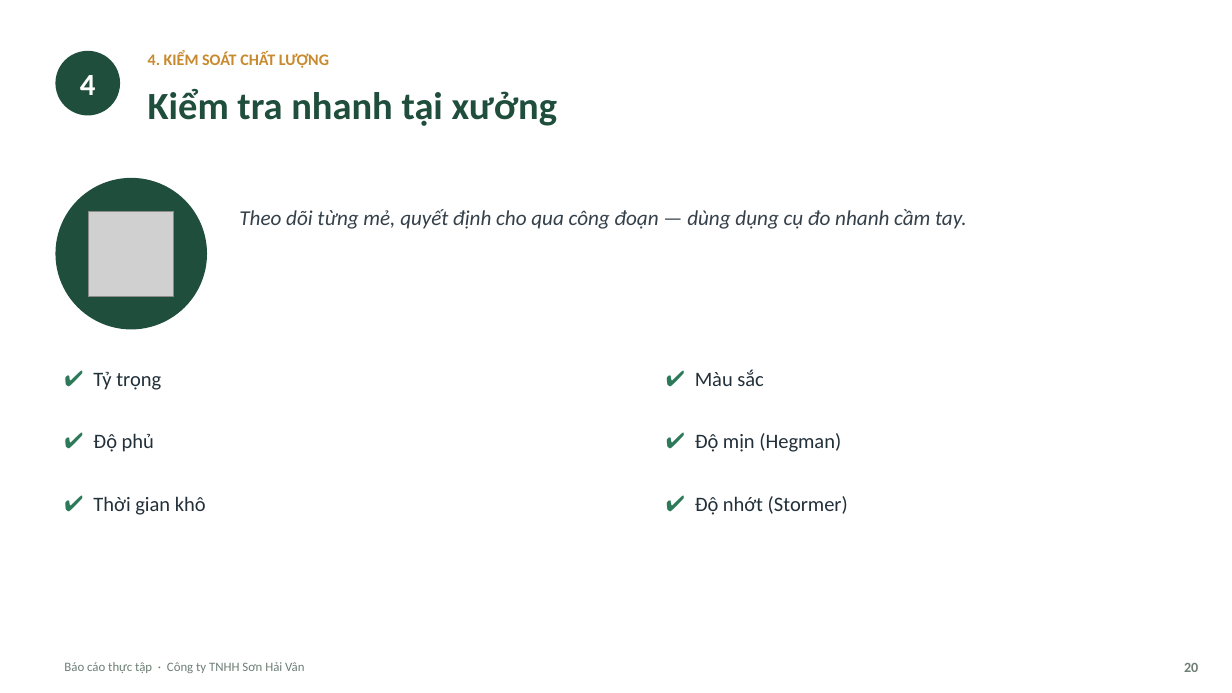
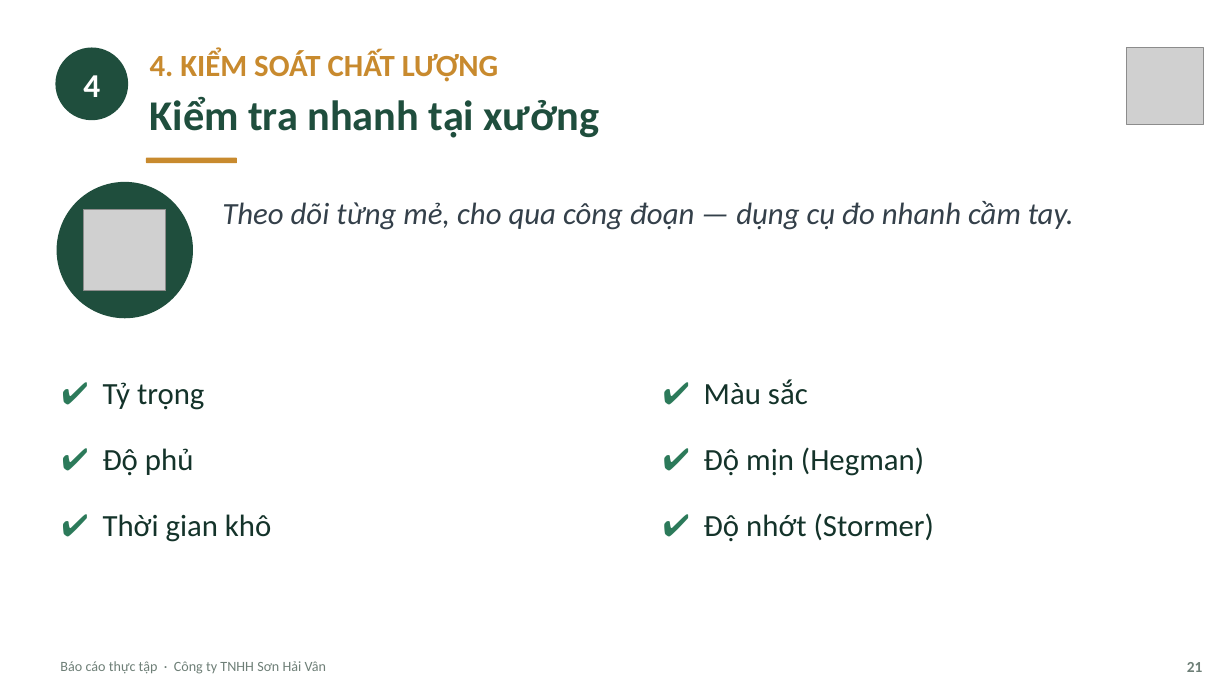
Before and after one commit to tranconcoder/pubic-resources, a slide deck: slide 21 of SuHeo/Báo cáo thực tập - Sơn Hải Vân.pptx (slide 20 before the commit). Drawn at 1232x693 pixels with LibreOffice and Linux fonts; fonts in the diff are those of the drawing; grey boxes stand for pictures. Boxes give left, top, right and bottom in pixels: in the first picture for what was removed or moved away, otherwise in the second. Text is boxed around its words. In the diff, an @@ line names an element or a change of style, - is before the commit and + after.

```diff
--- a/SuHeo/Báo cáo thực tập - Sơn Hải Vân.pptx
+++ b/SuHeo/Báo cáo thực tập - Sơn Hải Vân.pptx
@@ ellipse "4": place and size @@
-ellipse "4" at (55,51,120,116)
+ellipse "4" at (55,47,128,120)
@@ ellipse "4" at (55,47,128,120): size 24 to 26 pt @@
@@ text "4. KIỂM SOÁT CHẤT LƯỢNG" at (150,50,498,82): size 12.5 to 24 pt @@
@@ picture added at (1127,47,1203,124) @@
@@ text "Kiểm tra nhanh tại xưởng": place and size @@
-text "Kiểm tra nhanh tại xưởng" at (148,89,557,126)
+text "Kiểm tra nhanh tại xưởng" at (150,96,600,138)
@@ text "Kiểm tra nhanh tại xưởng" at (150,96,600,138): size 30 to 33 pt @@
@@ rounded rectangle added at (146,158,237,164), fill #C88A2E @@
@@ ellipse: place and size @@
-ellipse at (55,177,207,329)
+ellipse at (56,182,193,319)
@@ picture: place and size @@
-picture at (89,212,174,297)
+picture at (84,209,166,291)
@@ text at (222,201,1074,230): text changed; size 16.5 to 24 pt @@
-Theo dõi từng mẻ, quyết định cho qua công đoạn — dùng dụng cụ đo nhanh cầm tay.
+Theo dõi từng mẻ, cho qua công đoạn — dụng cụ đo nhanh cầm tay.
@@ text "✔ Tỷ trọng" at (103,382,204,410): size 17 to 24 pt in "✔"; size 16 to 24 pt, text colour #22303A to #14332A in "Tỷ trọng"; vertical alignment top to middle @@
@@ text "✔ Màu sắc" at (704,379,808,405): size 17 to 24 pt in "✔"; size 16 to 24 pt, text colour #22303A to #14332A in "Màu sắc"; vertical alignment top to middle @@
@@ text "✔ Độ phủ" at (103,448,194,476): size 17 to 24 pt in "✔"; size 16 to 24 pt, text colour #22303A to #14332A in "Độ phủ"; vertical alignment top to middle @@
@@ size 17 to 24 pt in "✔"; size 16 to 24 pt, text colour #22303A to #14332A; vertical alignment top to middle in 3 elements at (704,447,924,476), (103,514,271,542), (704,513,934,541) @@
@@ text "Báo cáo thực tập · ..." at (60,661,326,674): size 10 to 11 pt @@
@@ text removed at (1184,663,1198,672) @@
-20
@@ text added at (1187,662,1203,672), 12 pt, text #6E7F77, bold @@
+21
```
Also in this commit, not shown: 21 other slides changed, 13 slides added, 10 slides removed, 1 other file.
